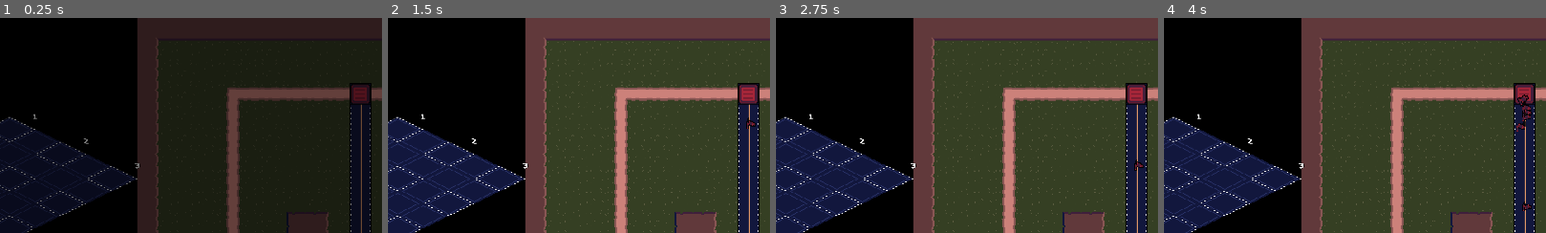
Above: before the commit, frames 1-4 (left to right).
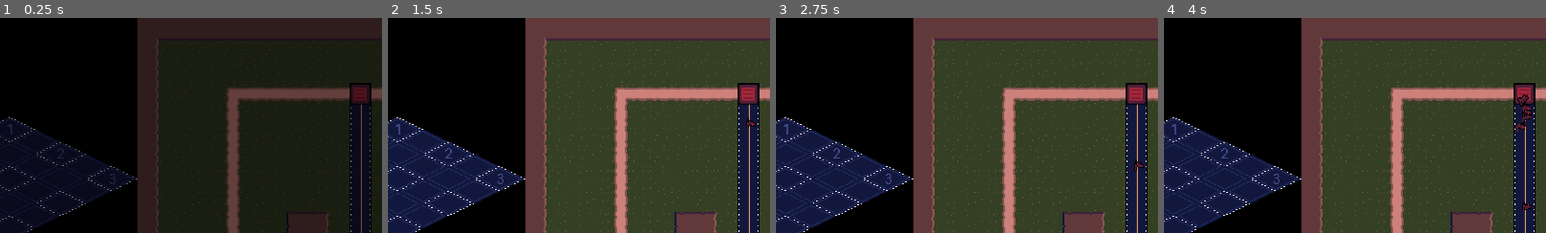
Above: after the commit, the same moments.

Repository: ClemiDouce/halloween-game-jam-2026
Game: Godot game, scene res://scenes/world.tscn
Same seed, same stepped clock (60 frames per second), same inputs: the game is played once before the commit and once after it.
Inputs (mouse positions are % of the whole screen's width and height, from its top left):
- Up to frame 1 (0.25 s): no input
- Up to frame 2 (1.5 s): tap Enter at 0.5 s; hold Up (ui_up) 0.53-1.25 s; tap D (destroy_building) at 0.6 s; click (13, 83) at 1.25 s
- Up to frame 3 (2.75 s): click (17, 83) at 2.02 s
- Up to frame 4 (4 s): click (21, 83) at 2.77 s; click (13, 90) at 3.52 s
The pictures show only the part of the screen within x 15-65%, y 0-50%; the shares and areas given below are measured in that part.

The runs differ from the first frame. In frame 1, 0.1% of the frame differs, in the area x 2-37%, y 44-78%; in frame 2, 0.2%; in frame 3, 0.2%; in frame 4, 0.2%.

Commit message:
all the things

Diff:
--- /dev/null
+++ b/data/buildings/airport.tres
@@ -0,0 +1,21 @@
+[gd_resource type="Resource" script_class="Building" format=3 uid="uid://rm3lj24ljsux"]
+
+[ext_resource type="Script" uid="uid://byl1qp26ywmec" path="res://scripts/data/building.gd" id="1_cqp6u"]
+[ext_resource type="Texture2D" uid="uid://duwfx2p6agoix" path="res://assets/art/buildings/airport.png" id="1_s17sl"]
+[ext_resource type="Texture2D" uid="uid://k21ca0nhxubg" path="res://assets/art/icons/airport_icon.png" id="2_231c4"]
+[ext_resource type="Script" uid="uid://ctxaornc1ibjt" path="res://scripts/units/unit_ressource.gd" id="2_ykuq5"]
+[ext_resource type="Resource" uid="uid://cf1vttkdudacb" path="res://data/units/plane.tres" id="5_231c4"]
+
+[sub_resource type="InputEventKey" id="InputEventKey_8paxo"]
+device = -1
+keycode = 65
+unicode = 97
+
+[resource]
+script = ExtResource("1_cqp6u")
+input_keyboard = SubResource("InputEventKey_8paxo")
+building_name = "Airport"
+building_texture = ExtResource("1_s17sl")
+units = Array[ExtResource("2_ykuq5")]([ExtResource("5_231c4")])
+button_icon = ExtResource("2_231c4")
+metadata/_custom_type_script = "uid://byl1qp26ywmec"
--- /dev/null
+++ b/data/units/plane.tres
@@ -0,0 +1,28 @@
+[gd_resource type="Resource" script_class="UnitResource" format=3 uid="uid://cf1vttkdudacb"]
+
+[ext_resource type="Script" uid="uid://ctxaornc1ibjt" path="res://scripts/units/unit_ressource.gd" id="1_3xmfv"]
+[ext_resource type="Texture2D" uid="uid://b0g0fjf825ep4" path="res://assets/art/icons/plane_icon.png" id="1_nw7ag"]
+[ext_resource type="Texture2D" uid="uid://3a2x4g4ebd84" path="res://assets/art/processed_units/plane_blue.png" id="3_1yp75"]
+[ext_resource type="Texture2D" uid="uid://dy0d3np7je6mt" path="res://assets/art/processed_units/plane_red.png" id="4_gydww"]
+
+[sub_resource type="InputEventKey" id="InputEventKey_3o67u"]
+device = -1
+keycode = 80
+unicode = 112
+
+[resource]
+script = ExtResource("1_3xmfv")
+speed = 150.0
+texture = Dictionary[int, Texture]({
+0: ExtResource("3_1yp75"),
+1: ExtResource("4_gydww")
+})
+input_keyboard = SubResource("InputEventKey_3o67u")
+button_icon = ExtResource("1_nw7ag")
+unit_name = "Plane"
+health = 5
+damage = 25
+attack_range = 25.0
+rate_of_fire = 1.0
+body_type = 1
+metadata/_custom_type_script = "uid://ctxaornc1ibjt"
--- a/scenes/base_view.tscn
+++ b/scenes/base_view.tscn
@@ -2,12 +2,12 @@
 
 [ext_resource type="Script" uid="uid://clj2qdxe3u2pk" path="res://scripts/base_building/base_visualizer.gd" id="1_x54rt"]
 [ext_resource type="Texture2D" uid="uid://b615db3h1hqd" path="res://assets/art/tiles/building_selection_cursor.png" id="2_5836b"]
+[ext_resource type="Texture2D" uid="uid://hbg47ispai7w" path="res://assets/art/tiles/base/base_1.png" id="3_5836b"]
+[ext_resource type="Texture2D" uid="uid://d2rmq0beqa56u" path="res://assets/art/tiles/base/base_2.png" id="4_nygv8"]
 [ext_resource type="Texture2D" uid="uid://d0t3rsok3gmum" path="res://assets/art/placeholder/1_icon_0002.png" id="4_t1api"]
 [ext_resource type="Texture2D" uid="uid://c8p4rvl16j6qg" path="res://assets/art/placeholder/2_icon_0002.png" id="5_c0dj4"]
+[ext_resource type="Texture2D" uid="uid://234kjoh0jt17" path="res://assets/art/tiles/base/base_3.png" id="5_ne0d2"]
 [ext_resource type="Texture2D" uid="uid://ddi8gr6ybod7a" path="res://assets/art/placeholder/3_icon_0002.png" id="6_l8ppo"]
-[ext_resource type="Texture2D" uid="uid://cxa3eu2633xsj" path="res://assets/art/placeholder/1_icon_0001.png" id="7_6bjk0"]
-[ext_resource type="Texture2D" uid="uid://xoucdo8pr1b3" path="res://assets/art/placeholder/2_icon_0001.png" id="8_grwde"]
-[ext_resource type="Texture2D" uid="uid://drf5cfa2h6jd0" path="res://assets/art/placeholder/3_icon_0001.png" id="9_5836b"]
 [ext_resource type="PackedScene" uid="uid://cqmjrfjljj68n" path="res://scenes/ui/hotkey_button.tscn" id="10_grwde"]
 [ext_resource type="Texture2D" uid="uid://bjnrdffw74akt" path="res://assets/art/tiles/base/building_tile.png" id="11_5836b"]
 [ext_resource type="Texture2D" uid="uid://d4ith88fkqxfp" path="res://assets/art/tiles/base/empty_base.png" id="12_nygv8"]
@@ -44,8 +44,8 @@
 selection_cursor_texture = ExtResource("2_5836b")
 slot_holder = NodePath("Control")
 selection_line = NodePath("Line2D")
-axis_label_textures = Array[Texture2D]([ExtResource("4_t1api"), ExtResource("5_c0dj4"), ExtResource("6_l8ppo")])
-axis_label_active_textures = Array[Texture2D]([ExtResource("7_6bjk0"), ExtResource("8_grwde"), ExtResource("9_5836b")])
+axis_label_textures = Array[Texture2D]([ExtResource("3_5836b"), ExtResource("4_nygv8"), ExtResource("5_ne0d2")])
+y_axis_label_textures = Array[Texture2D]([ExtResource("4_t1api"), ExtResource("5_c0dj4"), ExtResource("6_l8ppo")])
 base_tilemap = NodePath("TileMapLayer")
 base_center_tile = Vector2i(8, 4)
 button_holder = NodePath("Control/GridContainer")
--- a/scripts/base_building/base_manager.gd
+++ b/scripts/base_building/base_manager.gd
@@ -15,7 +15,8 @@
 
 static var _buildings: Array[Building] = [
 	preload("res://data/buildings/tank_factory.tres"),
-	preload("res://data/buildings/infantry_barracks.tres")
+	preload("res://data/buildings/infantry_barracks.tres"),
+	preload("res://data/buildings/airport.tres")
 ]
 
 var paths: Array[UnitPath]
--- a/scripts/base_building/base_visualizer.gd
+++ b/scripts/base_building/base_visualizer.gd
@@ -14,7 +14,7 @@
 @export var selection_line: Line2D
 
 @export var axis_label_textures: Array[Texture2D] = []
-@export var axis_label_active_textures: Array[Texture2D] = []
+@export var y_axis_label_textures: Array[Texture2D] = []
 
 @export_category("Tilemap")
 @export var base_tilemap: TileMapLayer
@@ -73,17 +73,12 @@
 
 		for i in range(_x_axis_sprites.size()):
 			_x_axis_sprites[i].hide()
-			if i == row:
-				_x_axis_sprites[i].texture = axis_label_active_textures[i]
-			else:
-				_x_axis_sprites[i].texture = axis_label_textures[i]
 		for i in range(_y_axis_sprites.size()):
 			_y_axis_sprites[i].position = _get_building_slot_pos(player.get_selection_row(), i)
 			_y_axis_sprites[i].show()
 	else:
 		selection_line.hide()
 		for i in range(_x_axis_sprites.size()):
-			_x_axis_sprites[i].texture = axis_label_textures[i]
 			_x_axis_sprites[i].show()
 		for i in range(_y_axis_sprites.size()):
 			_y_axis_sprites[i].hide()
@@ -158,16 +153,18 @@
 		var x_sprite := Sprite2D.new()
 		x_sprite.name = "XLabel%d" % i
 		x_sprite.texture = axis_label_textures[i]
-		x_sprite.position = (_get_building_slot_pos(i, -0.5))
+		x_sprite.position = (_get_building_slot_pos(i, 0))
 		x_sprite.z_index = 30
+		x_sprite.scale *= 2
 		slot_holder.add_child(x_sprite)
 		_x_axis_sprites.append(x_sprite)
 
 		var y_sprite := Sprite2D.new()
 		y_sprite.name = "YLabel%d" % i
-		y_sprite.texture = axis_label_textures[i]
+		y_sprite.texture = y_axis_label_textures[i]
 		y_sprite.position = (_get_building_slot_pos(0, i)) + offset
 		y_sprite.z_index = 64
+		y_sprite.scale *= 2
 		y_sprite.hide()
 		slot_holder.add_child(y_sprite)
 		_y_axis_sprites.append(y_sprite)
Binary file added: assets/art/buildings/airport.png
Not shown, added: assets/art/buildings/airport.png.import
Binary file added: assets/art/icons/airport_icon.png
Not shown, added: assets/art/icons/airport_icon.png.import
Not shown, added: assets/art/icons/plane_icon.png.import
Not shown, added: assets/art/processed_units/plane_blue.png.import
Not shown, added: assets/art/processed_units/plane_red.png.import
Binary file added: assets/art/tiles/base/base_1.png
Not shown, added: assets/art/tiles/base/base_1.png.import
Binary file added: assets/art/tiles/base/base_2.png
Not shown, added: assets/art/tiles/base/base_2.png.import
Binary file added: assets/art/tiles/base/base_3.png
(and 7 more such lines)
